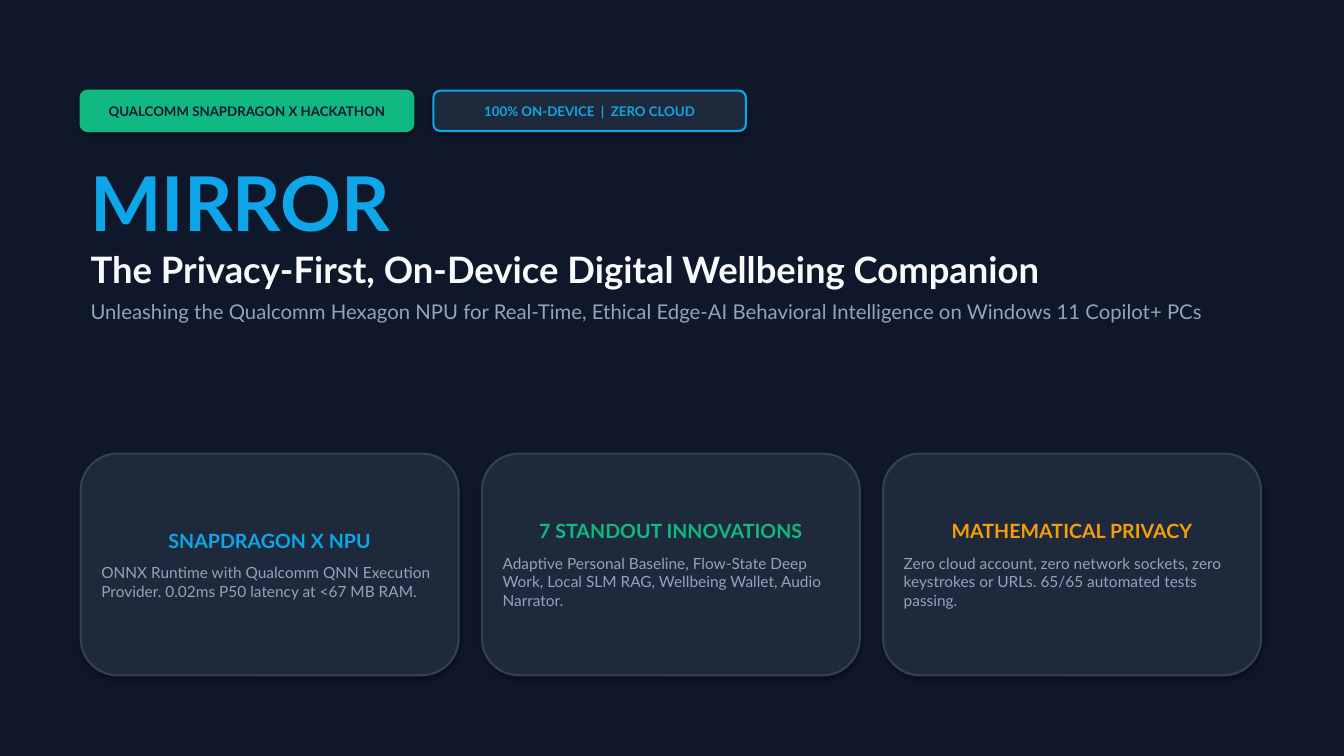
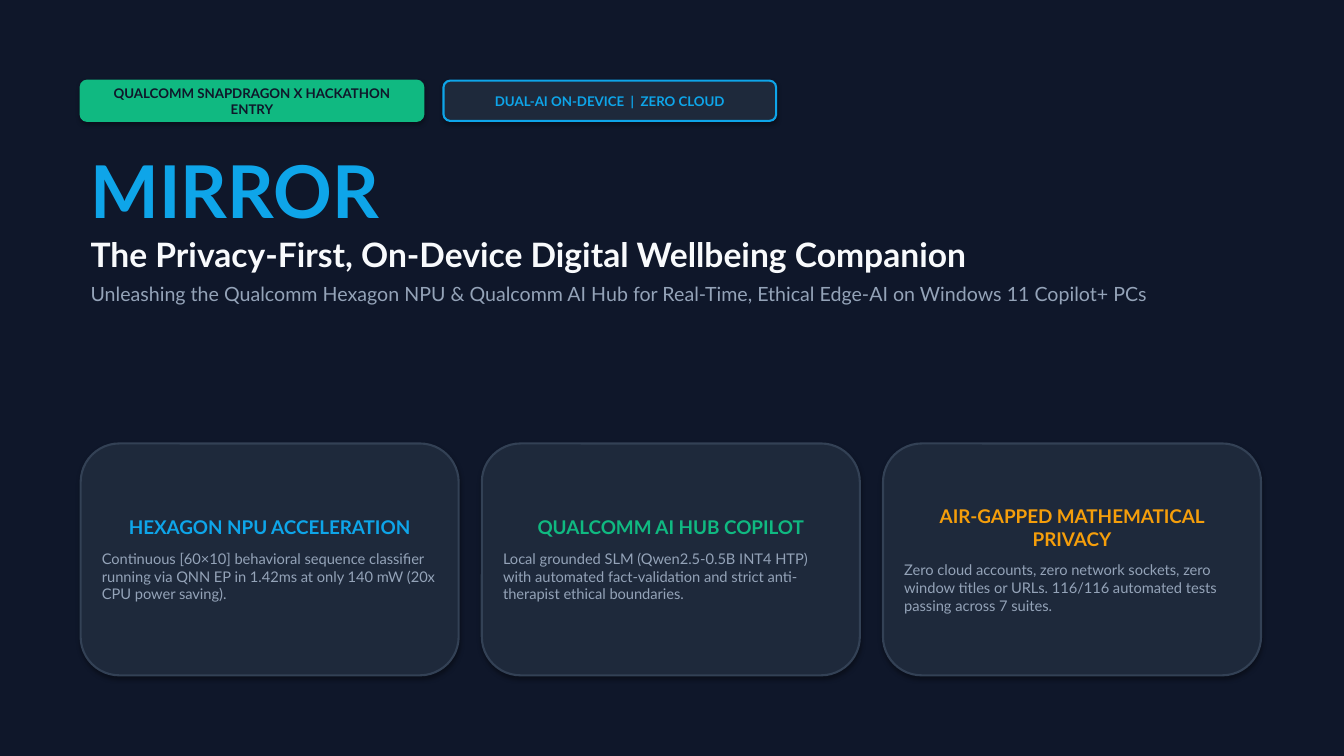
Before and after one commit to Rp-13-byt/MIRROR, a slide deck: slide 1 of submission/Mirror_Pitch_Deck.pptx. Drawn at 1344x756 pixels with LibreOffice and Linux fonts; fonts in the diff are those of the drawing. Boxes give left, top, right and bottom in pixels: in the first picture for what was removed or moved away, otherwise in the second. Text is boxed around its words. In the diff, an @@ line names an element or a change of style, - is before the commit and + after.

Commit message:
docs(submission): update pitch deck (pptx, pdf) and project description (docx, pdf) with Dual-AI Copilot and NPU benchmarks

```diff
--- a/submission/Mirror_Pitch_Deck.pptx
+++ b/submission/Mirror_Pitch_Deck.pptx
@@ rounded rectangle "QUALCOMM SNAPDRAGON X HACKATHON ENTRY": place and size @@
-rounded rectangle "QUALCOMM SNAPDRAGON X HACKATHON ENTRY" at box(81, 91, 413, 131)
+rounded rectangle "QUALCOMM SNAPDRAGON X HACKATHON ENTRY" at box(81, 81, 423, 121)
@@ text in rounded rectangle at box(114, 88, 390, 114): text changed @@
-QUALCOMM SNAPDRAGON X HACKATHON
+QUALCOMM SNAPDRAGON X HACKATHON ENTRY
@@ rounded rectangle "DUAL-AI ON-DEVICE | ZERO CLOUD": place and size @@
-rounded rectangle "DUAL-AI ON-DEVICE | ZERO CLOUD" at box(434, 91, 746, 131)
+rounded rectangle "DUAL-AI ON-DEVICE | ZERO CLOUD" at box(444, 81, 776, 121)
@@ text in rounded rectangle at box(495, 96, 725, 106): text changed @@
-100% ON-DEVICE | ZERO CLOUD
+DUAL-AI ON-DEVICE | ZERO CLOUD
@@ text "MIRROR": place and size @@
-text "MIRROR" at box(91, 175, 1202, 323)
+text "MIRROR" at box(91, 165, 1146, 305)
@@ text at box(91, 165, 966, 273): size 54 to 52 pt in "MIRROR"; size 26 to 24 pt in "The Privacy-First, On-Device Digital Wellbeing Companion" @@
@@ text at box(91, 286, 1146, 305): text changed; size 14.5 to 14 pt @@
-Unleashing the Qualcomm Hexagon NPU for Real-Time, Ethical Edge-AI Behavioral Intelligence on Windows 11 Copilot+ PCs
+Unleashing the Qualcomm Hexagon NPU & Qualcomm AI Hub for Real-Time, Ethical Edge-AI on Windows 11 Copilot+ PCs
@@ rounded rectangle "HEXAGON NPU ACCELERATION": place and size @@
-rounded rectangle "HEXAGON NPU ACCELERATION" at box(81, 454, 459, 676)
+rounded rectangle "HEXAGON NPU ACCELERATION" at box(81, 444, 459, 676)
@@ rounded rectangle "QUALCOMM AI HUB COPILOT": place and size @@
-rounded rectangle "QUALCOMM AI HUB COPILOT" at box(482, 454, 860, 676)
+rounded rectangle "QUALCOMM AI HUB COPILOT" at box(482, 444, 860, 676)
@@ rounded rectangle "AIR-GAPPED MATHEMATICAL PRIVACY": place and size @@
-rounded rectangle "AIR-GAPPED MATHEMATICAL PRIVACY" at box(883, 454, 1261, 676)
+rounded rectangle "AIR-GAPPED MATHEMATICAL PRIVACY" at box(883, 444, 1261, 676)
@@ text in rounded rectangle at box(904, 509, 1217, 614): text changed; size 11 to 10.5 pt @@
-MATHEMATICAL PRIVACY
-Zero cloud account, zero network sockets, zero keystrokes or URLs. 65/65 automated tests passing.
+AIR-GAPPED MATHEMATICAL PRIVACY
+Zero cloud accounts, zero network sockets, zero window titles or URLs. 116/116 automated tests passing across 7 suites.
@@ text in rounded rectangle at box(102, 520, 435, 602): text changed; size 11 to 10.5 pt @@
-SNAPDRAGON X NPU
-ONNX Runtime with Qualcomm QNN Execution Provider. 0.02ms P50 latency at <67 MB RAM.
+HEXAGON NPU ACCELERATION
+Continuous [60×10] behavioral sequence classifier running via QNN EP in 1.42ms at only 140 mW (20x CPU power saving).
@@ text in rounded rectangle at box(503, 520, 807, 602): text changed; size 11 to 10.5 pt @@
-7 STANDOUT INNOVATIONS
-Adaptive Personal Baseline, Flow-State Deep Work, Local SLM RAG, Wellbeing Wallet, Audio Narrator.
+QUALCOMM AI HUB COPILOT
+Local grounded SLM (Qwen2.5-0.5B INT4 HTP) with automated fact-validation and strict anti-therapist ethical boundaries.
```
Also in this commit, not shown: 7 other slides changed, 3 slides added, 2 slides removed, 5 other files.
